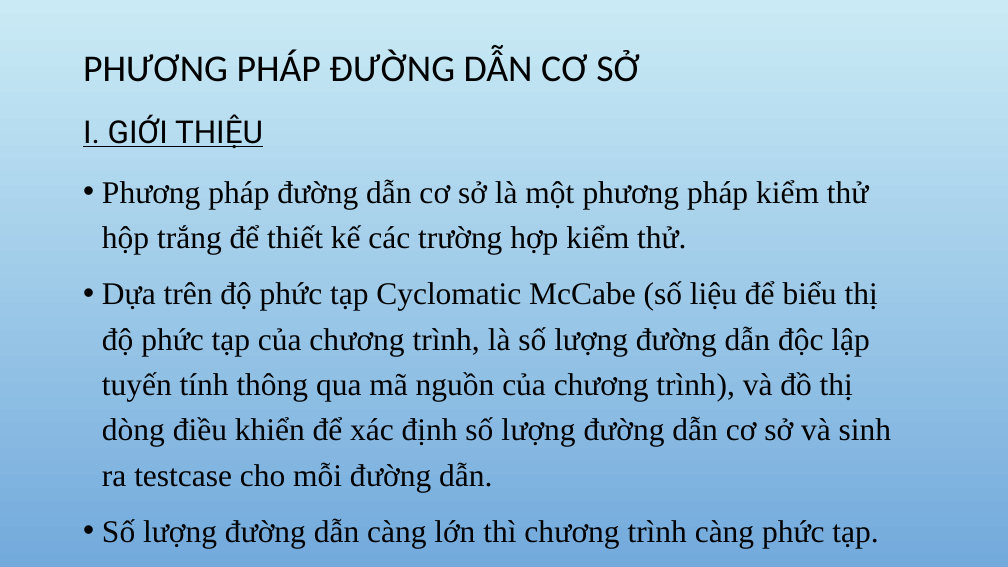
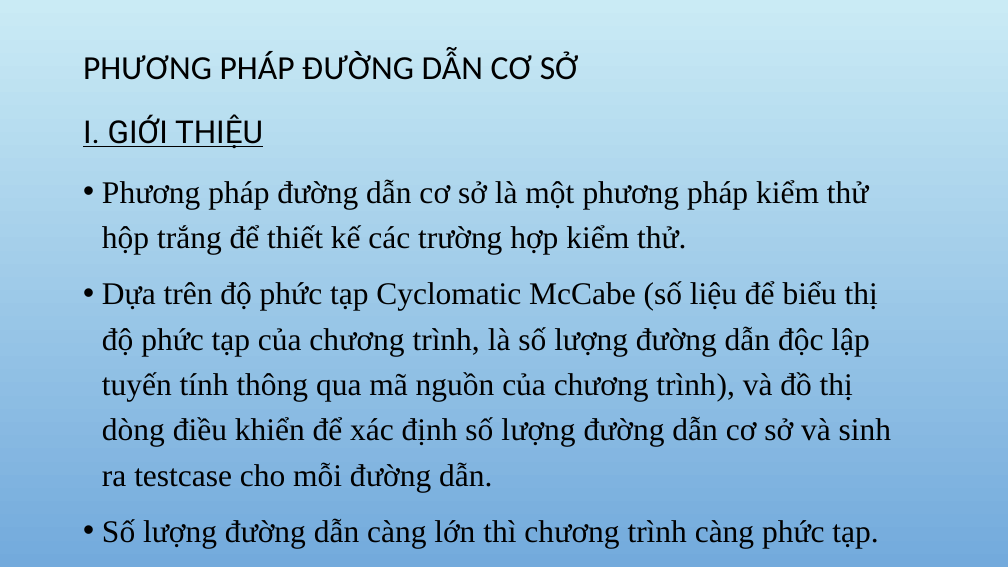
Before and after one commit to DoAnCNDD/CNDD, a slide deck: slide 3 of CNPM.pptx. Drawn at 1008x567 pixels with LibreOffice and Linux fonts; fonts in the diff are those of the drawing; background and template pictures are left out. Boxes give left, top, right and bottom in pixels: in the first picture for what was removed or moved away, otherwise in the second. Text is boxed around its words. In the diff, an @@ line names an element or a change of style, - is before the commit and + after.

```diff
--- a/CNPM.pptx
+++ b/CNPM.pptx
@@ title "PHƯƠNG PHÁP ĐƯỜNG DẪN CƠ ..." at bbox=[83, 52, 579, 80]: size 36 to 32 pt @@
```
Also in this commit, not shown: 4 other slides changed, 17 slides added.
